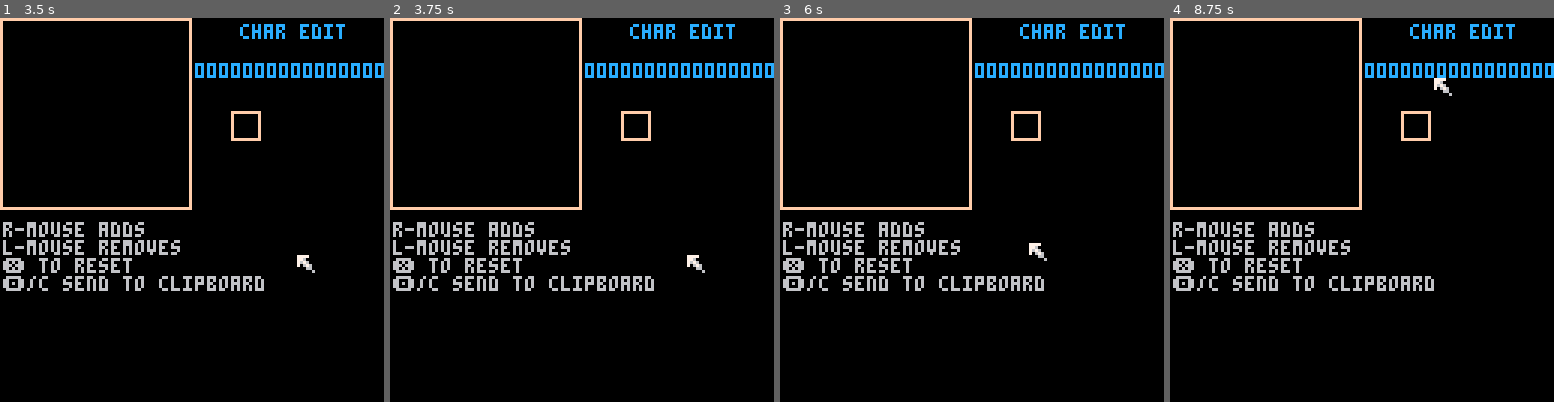
Above: before the commit, frames 1-4 (left to right).
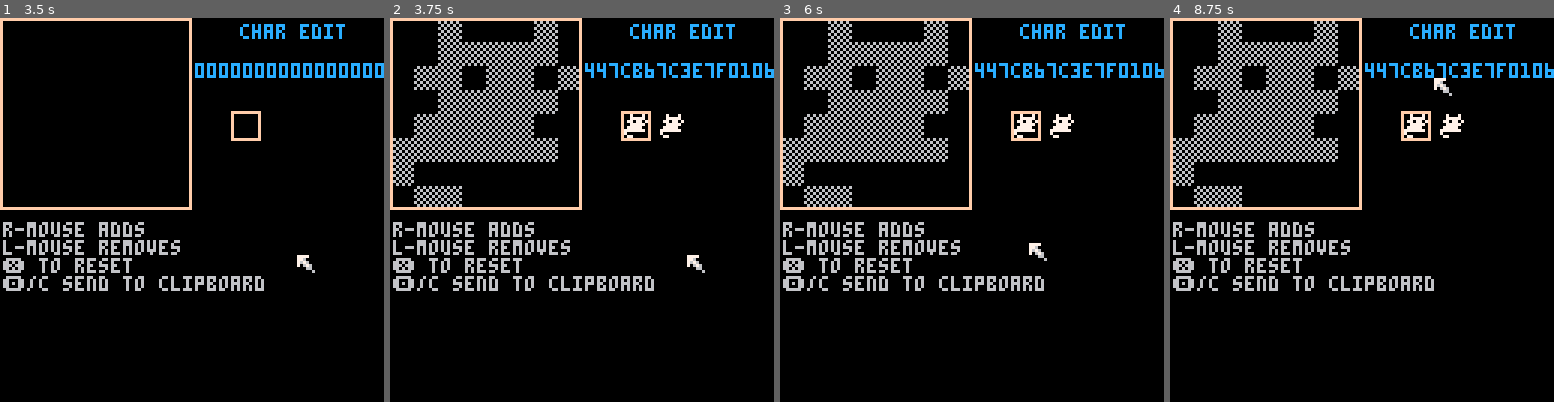
Above: after the commit, the same moments.

Repository: brettski/pico-8
Game: PICO-8 cartridge poc/pchar_poc.p8
Two runs of this game, one before a commit and one after it. Both use one fixed random seed, a clock stepped at 60 frames per second and the inputs below.
Inputs (mouse positions are in pixels of both pictures, inside the frame that each line leads up to):
- Up to frame 1 (3.5 s): tap X (X key) at 0.33, 1.07, 1.85, 2.97 s; click (280, 121) at 0.67 s; tap O (Z key) at 0.7, 1.7, 2.1, 2.5, 2.9, 3.3 s; click (46, 267) at 1.22 s; click (107, 114) at 1.77 s; click (172, 259) at 2.32 s; click (234, 106) at 2.87 s; click (295, 256) at 3.42 s
- Up to frame 2 (3.75 s): hold Down from 3.63 s (still down); tap O (Z key) at 3.7 s
- Up to frame 3 (6 s): release Down at 3.97 s; click (841, 102) at 3.97 s; tap X (X key) at 4.08, 5.2 s; tap O (Z key) every 0.4 s from 4.1 to 5.7 s; click (902, 248) at 4.52 s; click (964, 94) at 5.07 s; click (1029, 244) at 5.62 s; hold Down from 5.73 s (still down)
- Up to frame 4 (8.75 s): release Down at 6.03 s; tap O (Z key) every 0.4 s from 6.1 to 8.5 s; click (1481, 90) at 6.17 s; tap X (X key) at 6.32, 7.43, 8.55 s; click (1246, 236) at 6.72 s; click (1308, 83) at 7.27 s; click (1369, 229) at 7.82 s; click (1434, 79) at 8.37 s; hold Down from 8.67 s (still down)

Frame 1 is identical in both runs. In frame 2, 6.9% of the frame differs, in the area x 0-100%, y 0-50%; in frame 3, 6.9%; in frame 4, 6.9%.

Commit message:
add import of hex to poc

Diff:
--- a/poc/pchar_poc.p8
+++ b/poc/pchar_poc.p8
@@ -23,6 +23,8 @@
   clearmap()
  elseif btnp(🅾️) then
   toclip(mbit)
+ elseif btnp(⬇️) then
+  importhex("447cb67c3e7f0106")
  end
  mhex,mbit=getmapvals()
 end
@@ -95,6 +97,35 @@
  print("🅾️/c send to clipboard")
 
 end
+-->8
+--import
+
+function importhex(hex)
+ printh("importhex()")
+ -- 1+2+4+8+16+32+64+128
+ rpos={0x01,0x02,0x04,0x08,
+       0x10,0x20,0x40,0x80}
+ assert(#hex==16,"import hex must be a 16 char string")
+ hexparts={}
+ for i=1,15,2 do
+  add(hexparts,sub(hex,i,i+1))
+ end
+ for p in all(hexparts) do
+  printh(p)
+ end
+
+ local row
+ for y=0,7 do
+   row=tonum("0x"..hexparts[y+1])
+  for x=0,7 do
+   if row & rpos[x+1] > 0 then
+    mset(x,y,1)
+   end
+  end
+ end
+
+end
+
 __gfx__
 00000000060606067777000000000000000000000000000000000000000000000000000000000000000000000000000000000000000000000000000000000000
 00000000606060607760000000000000000000000000000000000000000000000000000000000000000000000000000000000000000000000000000000000000
